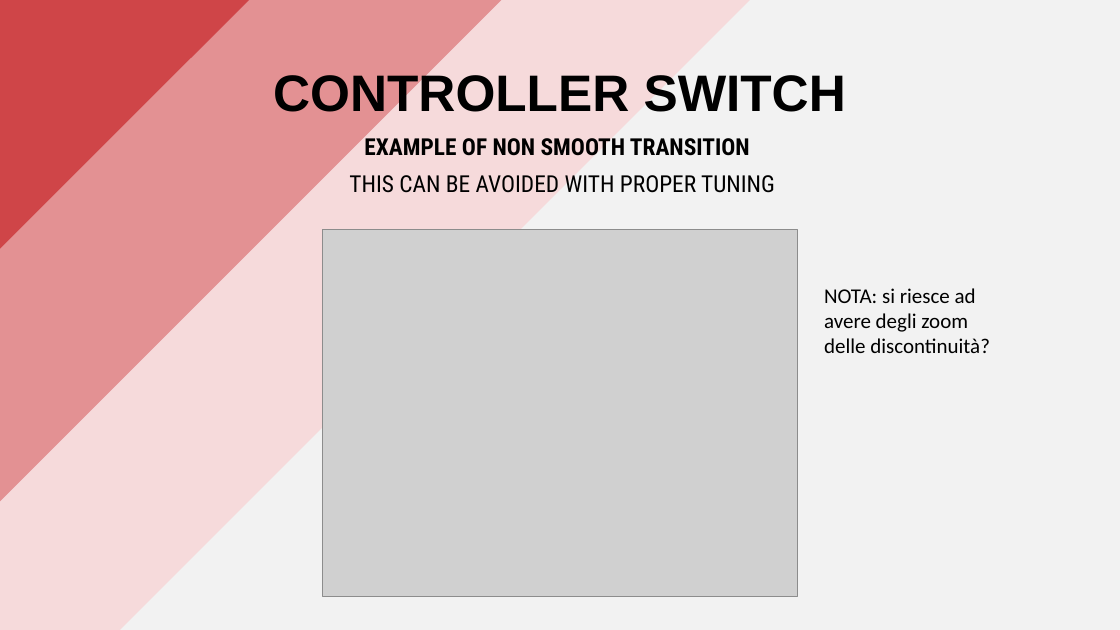
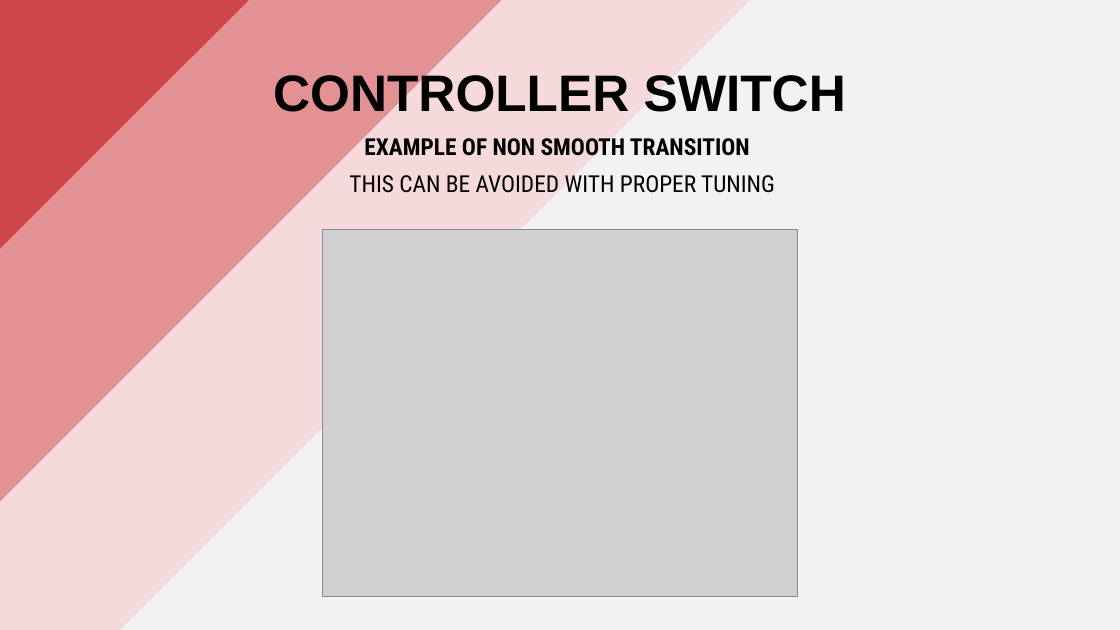
Before and after one commit to PippoGot/R-C2, a slide deck: slide 10 of documentation/presentation.pptx. Drawn at 1120x630 pixels with LibreOffice and Linux fonts; fonts in the diff are those of the drawing; grey boxes stand for pictures. Boxes give left, top, right and bottom in pixels: in the first picture for what was removed or moved away, otherwise in the second. Text is boxed around its words. In the diff, an @@ line names an element or a change of style, - is before the commit and + after.

```diff
--- a/documentation/presentation.pptx
+++ b/documentation/presentation.pptx
@@ text removed at <box>824,288,990,353</box> @@
-NOTA: si riesce ad avere degli zoom delle discontinuità?
```
